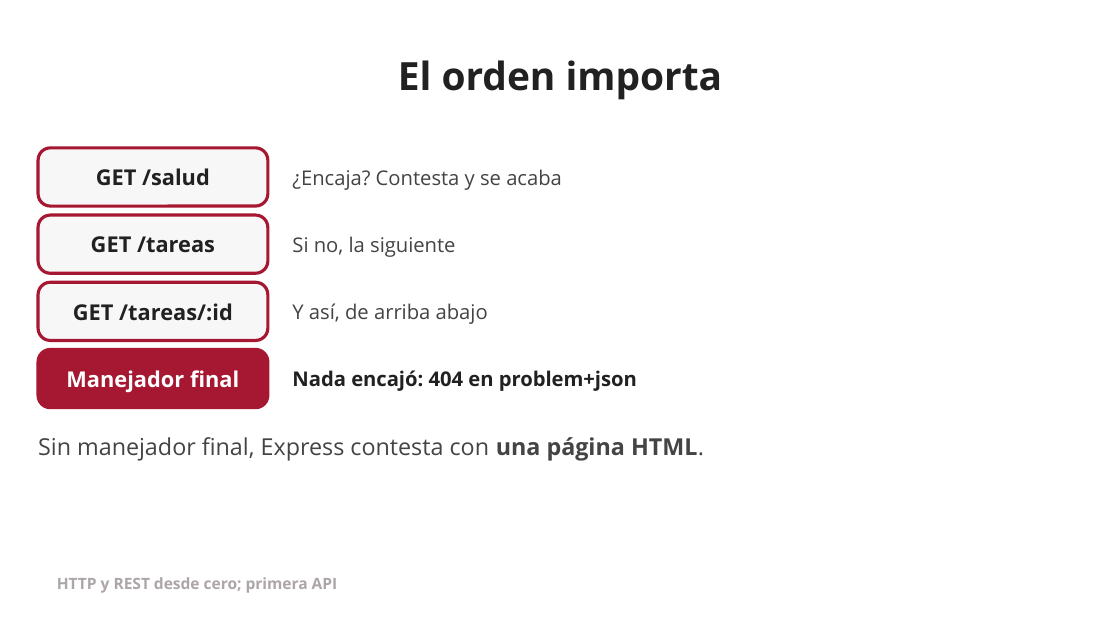
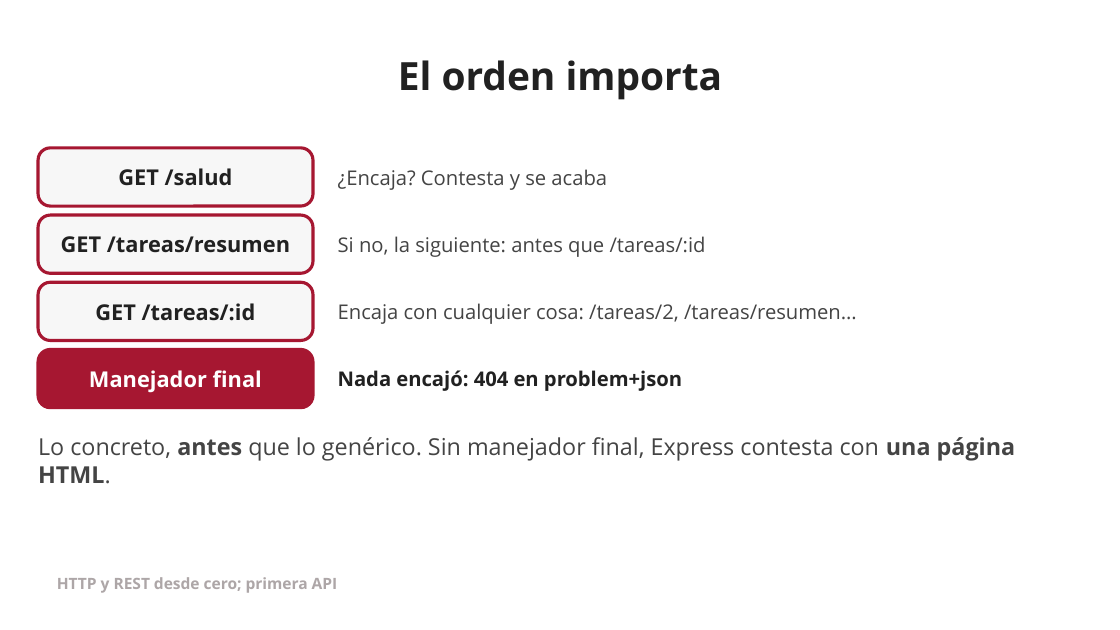
Before and after one commit to jserranof/formacion-openapi-jserranof, a slide deck: slide 63 of docs/sesiones/presentaciones/s01-presentacion.pptx. Drawn at 1120x630 pixels with LibreOffice and Linux fonts; fonts in the diff are those of the drawing; background and template pictures are left out. Boxes give left, top, right and bottom in pixels: in the first picture for what was removed or moved away, otherwise in the second. Text is boxed around its words. In the diff, an @@ line names an element or a change of style, - is before the commit and + after.

Commit message:
feat(s01): nueve ejercicios con pruebas, dos o tres por bloque
- e01 (explorar la API) y e02 (verbo y código): los Tu turno de los bloques 1
  y 2 se contestan en un fichero y se comprueban sin desvelar la respuesta.
- e05 (prioridad tipada), e06 (reto: filtro) y e08 (resumen, con la trampa
  del orden de las rutas) nuevos. Los de antes pasan a e03, e04, e07 y e09.
- comprobar: pistas de Content-Type legibles y sin «llega false».
- Referencia rápida, diapositivas, PPTX/PDF y práctica 1 al día.

```diff
--- a/docs/sesiones/presentaciones/s01-presentacion.pptx
+++ b/docs/sesiones/presentaciones/s01-presentacion.pptx
@@ rounded rectangle: place and size @@
-rounded rectangle at box(38, 148, 268, 206)
+rounded rectangle at box(38, 148, 314, 206)
@@ text "GET /salud": place and size @@
-text "GET /salud" at box(96, 168, 210, 186)
+text "GET /salud" at box(118, 168, 233, 186)
@@ text "¿Encaja? Contesta y se acaba": place and size @@
-text "¿Encaja? Contesta y se acaba" at box(292, 169, 562, 190)
+text "¿Encaja? Contesta y se acaba" at box(338, 169, 607, 190)
@@ rounded rectangle: place and size @@
-rounded rectangle at box(38, 215, 268, 273)
+rounded rectangle at box(38, 215, 314, 273)
@@ text at box(61, 236, 290, 253): text changed @@
-GET /tareas
+GET /tareas/resumen
@@ text at box(338, 236, 706, 257): text changed @@
-Si no, la siguiente
+Si no, la siguiente: antes que /tareas/:id
@@ rounded rectangle: place and size @@
-rounded rectangle at box(38, 282, 268, 340)
+rounded rectangle at box(38, 282, 314, 340)
@@ text "GET /tareas/:id": place and size @@
-text "GET /tareas/:id" at box(73, 303, 233, 321)
+text "GET /tareas/:id" at box(95, 303, 256, 321)
@@ text at box(338, 303, 857, 324): text changed @@
-Y así, de arriba abajo
+Encaja con cualquier cosa: /tareas/2, /tareas/resumen…
@@ rounded rectangle: place and size @@
-rounded rectangle at box(38, 349, 268, 408)
+rounded rectangle at box(38, 349, 314, 408)
@@ text "Manejador final": place and size @@
-text "Manejador final" at box(66, 370, 239, 393)
+text "Manejador final" at box(89, 370, 262, 393)
@@ text "Nada encajó: 404 en problem+json": place and size @@
-text "Nada encajó: 404 en problem+json" at box(292, 370, 637, 391)
+text "Nada encajó: 404 en problem+json" at box(338, 370, 682, 391)
@@ text at box(38, 437, 1015, 461): text changed @@
-Sin manejador final, Express contesta con una página HTML.
+Lo concreto, antes que lo genérico. Sin manejador final, Express contesta con una página HTML.
```
Also in this commit, not shown: 8 other slides changed, 21 other files.
